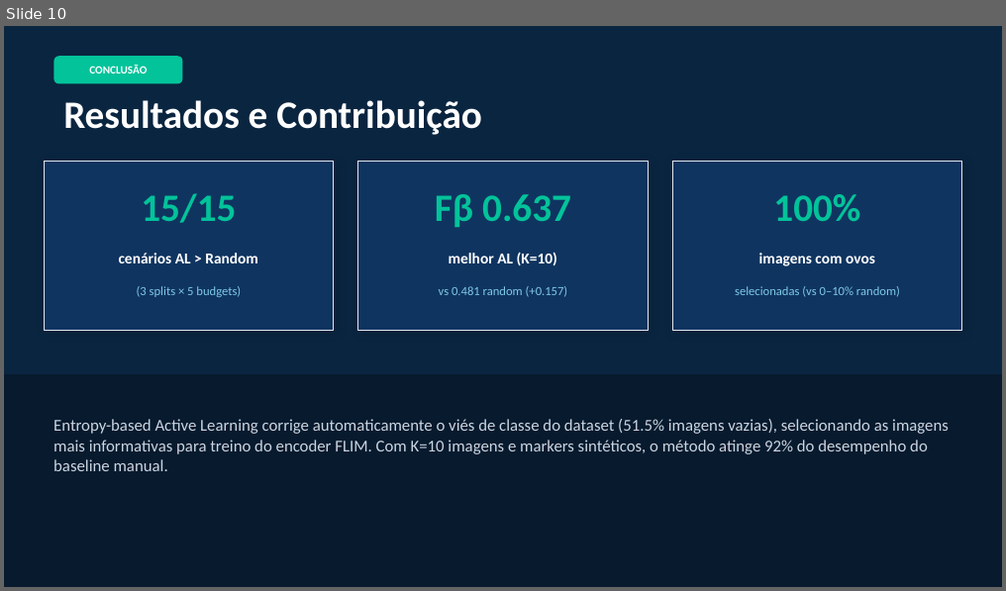
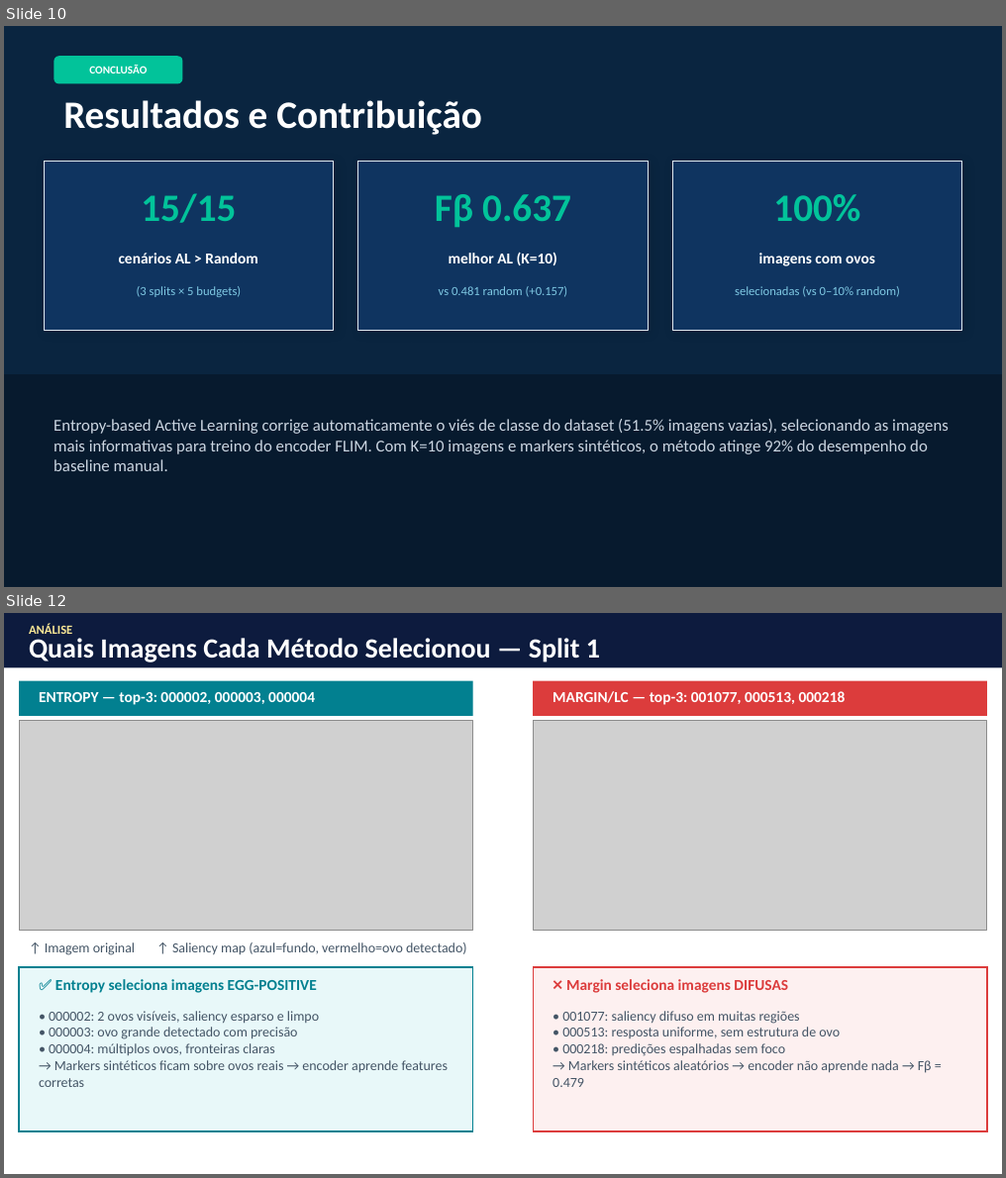
Before and after one commit to DanielGaletti/flim-python-demo, a slide deck: FLIM_AL_Apresentacao.pptx. Shown one above the other, each under a label of ours: slide 10 before the commit, slides 10 and 12 after it; the slides between them are not shown. The pictures are 1006x591 and 1006x1178 pixels, drawn with LibreOffice and Linux fonts; fonts in the diff are those of the drawing; grey boxes stand for pictures. Boxes give left, top, right and bottom in pixels: in the first picture for what was removed or moved away, otherwise in the second. Text is boxed around its words. In the diff, an @@ line names an element or a change of style, - is before the commit and + after.

Commit message:
feat: benchmark multi-dataset + region_bald (committee BALD) + IoU em todos os métodos

```diff
--- a/FLIM_AL_Apresentacao.pptx
+++ b/FLIM_AL_Apresentacao.pptx
@@ slide 12 added at (x1=4, y1=613, x2=1002, y2=1174), background #FFFFFF @@
@@ rectangle added at (x1=4, y1=613, x2=1002, y2=667), fill #0D1B3E @@
@@ text added at (x1=29, y1=624, x2=72, y2=634), 9 pt, text #F9E795, bold @@
+ANÁLISE
@@ text added at (x1=29, y1=638, x2=600, y2=663), 20 pt, text #FFFFFF, bold @@
+Quais Imagens Cada Método Selecionou — Split 1
@@ rectangle added at (x1=19, y1=681, x2=473, y2=716), fill #028090 @@
@@ text added at (x1=39, y1=692, x2=315, y2=705), 11 pt, text #FFFFFF, bold @@
+ENTROPY — top-3: 000002, 000003, 000004
@@ rectangle added at (x1=533, y1=681, x2=987, y2=716), fill #DC3C3C @@
@@ text added at (x1=552, y1=691, x2=846, y2=705), 11 pt, text #FFFFFF, bold @@
+MARGIN/LC — top-3: 001077, 000513, 000218
@@ picture added at (x1=19, y1=721, x2=473, y2=931) @@
@@ picture added at (x1=533, y1=721, x2=987, y2=931) @@
@@ rectangle added at (x1=19, y1=967, x2=473, y2=1132), fill #E8F8F9, outline #028090 1 pt @@
@@ text added at (x1=45, y1=943, x2=467, y2=956), 10 pt, text #445566 @@
+↑ Imagem original ↑ Saliency map (azul=fundo, vermelho=ovo detectado)
@@ rectangle added at (x1=533, y1=967, x2=987, y2=1132), fill #FDF0F0, outline #DC3C3C 1 pt @@
@@ text added at (x1=55, y1=979, x2=317, y2=993), 11 pt, text #028090, bold @@
+✅ Entropy seleciona imagens EGG-POSITIVE
@@ text added at (x1=566, y1=979, x2=788, y2=993), 11 pt, text #DC3C3C, bold @@
+❌ Margin seleciona imagens DIFUSAS
@@ text added at (x1=39, y1=1011, x2=449, y2=1087), 10 pt, text #445566 @@
+• 000002: 2 ovos visíveis, saliency esparso e limpo
+• 000003: ovo grande detectado com precisão
+• 000004: múltiplos ovos, fronteiras claras
+→ Markers sintéticos ficam sobre ovos reais → encoder aprende features corretas
@@ text added at (x1=552, y1=1011, x2=932, y2=1087), 10 pt, text #445566 @@
+• 001077: saliency difuso em muitas regiões
+• 000513: resposta uniforme, sem estrutura de ovo
+• 000218: predições espalhadas sem foco
+→ Markers sintéticos aleatórios → encoder não aprende nada → Fβ = 0.479
```
Also in this commit, not shown: 2 slides changed, 6 other slides added, 6 other files.
